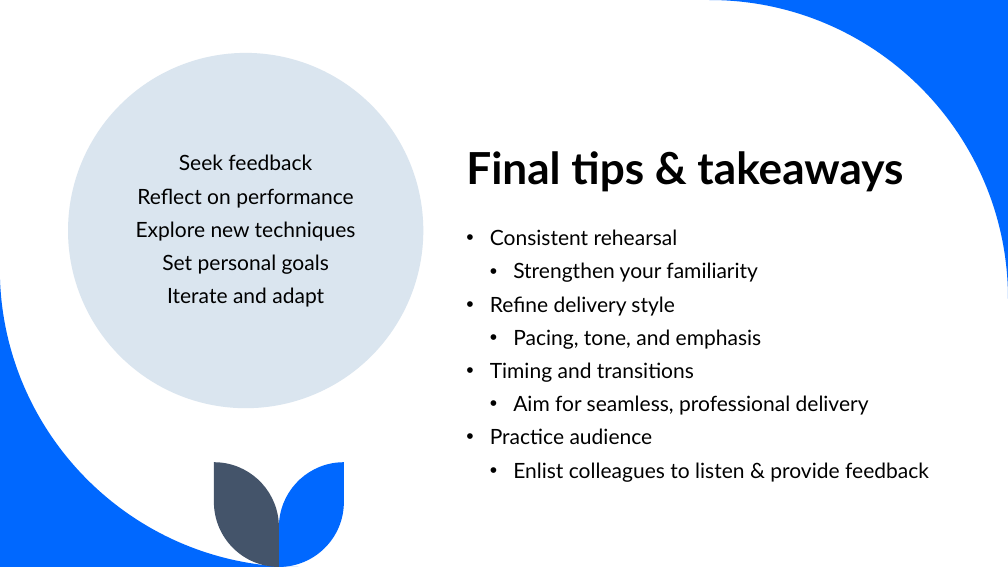
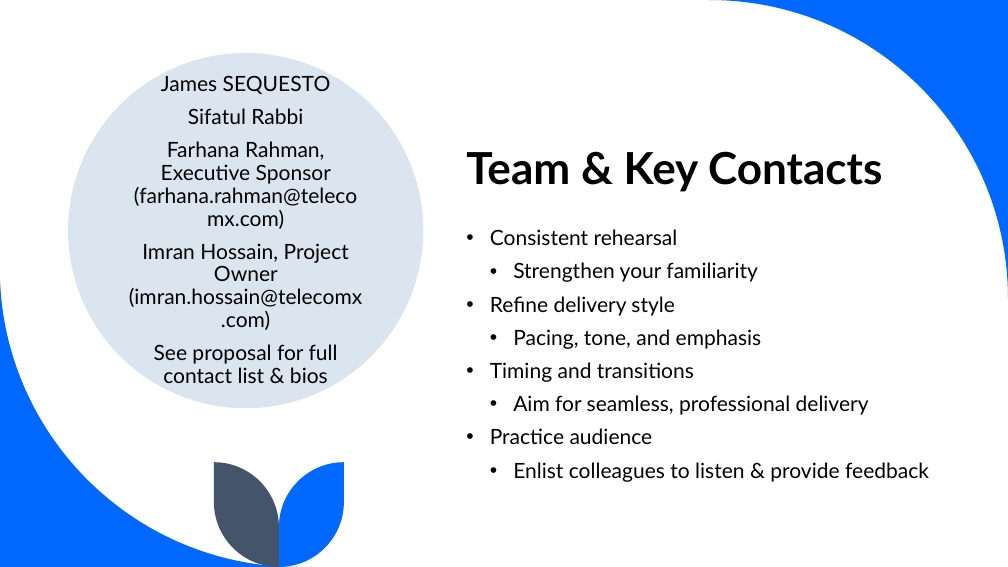
Before and after one commit to sifatulrabbi/learn-csharp-openxml, a slide deck: slide 11 of test-files/universal-presentation-fdsfa3432412f.pptx. Drawn at 1008x567 pixels with LibreOffice and Linux fonts; fonts in the diff are those of the drawing. Boxes give left, top, right and bottom in pixels: in the first picture for what was removed or moved away, otherwise in the second. Text is boxed around its words. In the diff, an @@ line names an element or a change of style, - is before the commit and + after.

```diff
--- a/test-files/universal-presentation-fdsfa3432412f.pptx
+++ b/test-files/universal-presentation-fdsfa3432412f.pptx
@@ text at (129, 75, 362, 383): text changed @@
-Seek feedback
-Reflect on performance
-Explore new techniques
-Set personal goals
-Iterate and adapt
+James SEQUESTO
+Sifatul Rabbi
+Farhana Rahman, Executive Sponsor (farhana.rahman@telecomx.com)
+Imran Hossain, Project Owner (imran.hossain@telecomx.com)
+See proposal for full contact list & bios
@@ title at (466, 151, 882, 192): text changed @@
-Final tips & takeaways
+Team & Key Contacts
```
Also in this commit, not shown: 12 other slides changed, 3 other files.
